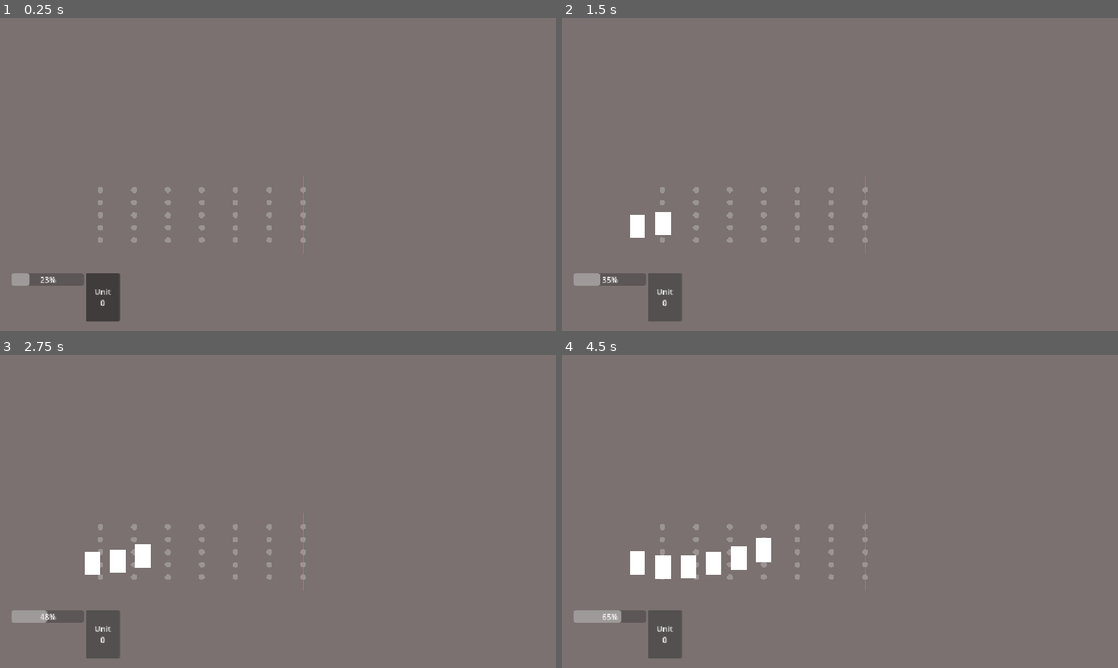
Above: before the commit, frames 1-4 (two rows, left to right).
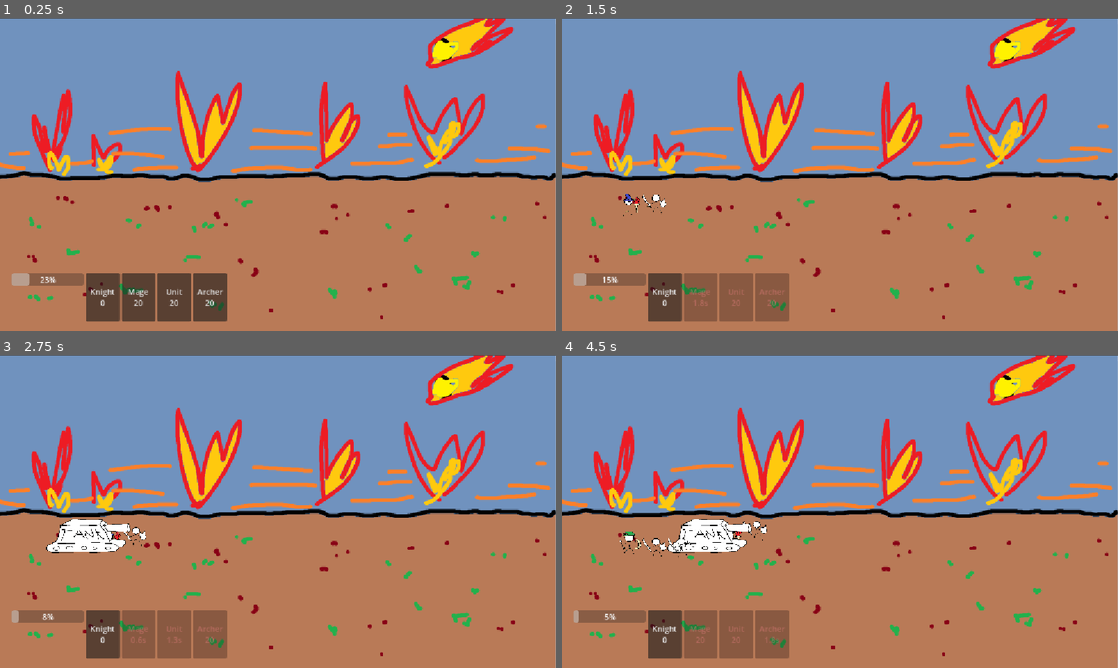
Above: after the commit, the same moments.

Repository: Yuwono23/Gamevidia
Game: Godot game, scene res://Dreugron Ranting/EnergyTest.tscn
The game is run twice, just before and just after one commit, with the same random seed, the same clock (stepped at 60 frames per second) and the same inputs.
Inputs:
- Up to frame 1 (0.25 s): no input
- Up to frame 2 (1.5 s): click "Unit 0" (after the commit: "Knight 0") at 0.5 s; click "Unit 0" (after the commit: "Mage 20") at 1.25 s
- Up to frame 3 (2.75 s): click "Unit 0" (after the commit: "Unit 20") at 2 s
- Up to frame 4 (4.5 s): click "Unit 0" (after the commit: "Knight 0") at 2.75 s; click "Unit 0" (after the commit: "Knight 0") at 3.5 s; click "Unit 0" (after the commit: "Archer 20") at 4.25 s

The runs differ from the first frame. In frame 1, 100% of the frame differs, in the area x 0-100%, y 0-100%; in frame 2, 100%; in frame 3, 100%; in frame 4, 100%.

Commit message:
Update 1.1
- Added asset

Diff:
--- a/Dreugron Ranting/EnergyTest.tscn
+++ b/Dreugron Ranting/EnergyTest.tscn
@@ -1,18 +1,20 @@
 [gd_scene format=3 uid="uid://codtbmbbnftp3"]
 
+[ext_resource type="Texture2D" uid="uid://c261bbjy8jbhj" path="res://Dreugron Ranting/Asset/Bg.png" id="1_id1yv"]
 [ext_resource type="Script" uid="uid://csjiml50coshk" path="res://Dreugron Ranting/Scripts/DefenseLine.gd" id="1_t3hl4"]
 [ext_resource type="Script" uid="uid://suimknmwbgfc" path="res://Dreugron Ranting/Scripts/DeploymentManager.gd" id="1_y176u"]
 [ext_resource type="Script" uid="uid://bwanr7wq43384" path="res://Dreugron Ranting/Scripts/energy_bar.gd" id="2_y176u"]
 [ext_resource type="Script" uid="uid://cisb8yvmdu6rb" path="res://Dreugron Ranting/Scripts/DeployButton.gd" id="3_n5cns"]
 [ext_resource type="Resource" uid="uid://dsjmswv6xgt6x" path="res://Dreugron Ranting/Units/KnightData.tres" id="4_y176u"]
+[ext_resource type="Resource" uid="uid://d0yfqx2y31jdc" path="res://Dreugron Ranting/Units/MageData.tres" id="6_cw5yg"]
+[ext_resource type="Resource" uid="uid://baon8bkw4jdqq" path="res://Dreugron Ranting/Units/TankData.tres" id="7_id1yv"]
+[ext_resource type="Resource" uid="uid://c7h6bbe1hhvnx" path="res://Dreugron Ranting/Units/ArcherData.tres" id="8_ghyn7"]
 
 [node name="Node2D" type="Node2D" unique_id=131560997]
 
-[node name="Background" type="ColorRect" parent="." unique_id=633506387]
-offset_right = 1152.0
-offset_bottom = 648.0
-color = Color(0.4769053, 0.44161305, 0.4387083, 1)
-metadata/_edit_lock_ = true
+[node name="Sprite2D" type="Sprite2D" parent="." unique_id=353009630]
+position = Vector2(576, 328)
+texture = ExtResource("1_id1yv")
 
 [node name="SpawnPoint" type="Marker2D" parent="." unique_id=957330026]
 position = Vector2(128, 408)
@@ -22,6 +24,7 @@
 position = Vector2(128, 408)
 
 [node name="DefenseLine" type="Node2D" parent="." unique_id=440993629]
+visible = false
 position = Vector2(128, 408)
 script = ExtResource("1_t3hl4")
 front_x = 500.0
@@ -58,3 +61,24 @@
 script = ExtResource("3_n5cns")
 unit_data = ExtResource("4_y176u")
 deployment_manager = NodePath("../../../DeploymentManager")
+
+[node name="Button2" type="Button" parent="UI/HBoxContainer" unique_id=936398660 node_paths=PackedStringArray("deployment_manager")]
+custom_minimum_size = Vector2(70, 100)
+layout_mode = 2
+script = ExtResource("3_n5cns")
+unit_data = ExtResource("6_cw5yg")
+deployment_manager = NodePath("../../../DeploymentManager")
+
+[node name="Button3" type="Button" parent="UI/HBoxContainer" unique_id=1242135440 node_paths=PackedStringArray("deployment_manager")]
+custom_minimum_size = Vector2(70, 100)
+layout_mode = 2
+script = ExtResource("3_n5cns")
+unit_data = ExtResource("7_id1yv")
+deployment_manager = NodePath("../../../DeploymentManager")
+
+[node name="Button4" type="Button" parent="UI/HBoxContainer" unique_id=1706530741 node_paths=PackedStringArray("deployment_manager")]
+custom_minimum_size = Vector2(70, 100)
+layout_mode = 2
+script = ExtResource("3_n5cns")
+unit_data = ExtResource("8_ghyn7")
+deployment_manager = NodePath("../../../DeploymentManager")
--- a/Dreugron Ranting/Scripts/UnitBase.gd
+++ b/Dreugron Ranting/Scripts/UnitBase.gd
@@ -23,7 +23,7 @@
 func _process(delta: float) -> void:
 	if is_holding:
 		return
-	print("walking: pos=", global_position, " target=", hold_position, " delta=", delta)
+	#print("walking: pos=", global_position, " target=", hold_position, " delta=", delta)
 	var to_target := hold_position - global_position
 	if to_target.length() <= arrival_epsilon:
 		global_position = hold_position
--- /dev/null
+++ b/Dreugron Ranting/Units/Archer.tscn
@@ -0,0 +1,12 @@
+[gd_scene format=3 uid="uid://bhc51idmnqo1o"]
+
+[ext_resource type="Script" uid="uid://dubh3ujqj4rcf" path="res://Dreugron Ranting/Scripts/CombatUnit.gd" id="1_lhl4i"]
+[ext_resource type="Texture2D" uid="uid://dtrtgdi87bg4a" path="res://Dreugron Ranting/Asset/Archer.png" id="2_lhl4i"]
+
+[node name="Knight" type="Node2D" unique_id=857036524]
+script = ExtResource("1_lhl4i")
+
+[node name="Sprite2D" type="Sprite2D" parent="." unique_id=1208581482]
+position = Vector2(0, -16)
+scale = Vector2(0.212, 0.196)
+texture = ExtResource("2_lhl4i")
--- /dev/null
+++ b/Dreugron Ranting/Units/ArcherData.tres
@@ -0,0 +1,10 @@
+[gd_resource type="Resource" script_class="UnitData" format=3 uid="uid://c7h6bbe1hhvnx"]
+
+[ext_resource type="Script" uid="uid://dqkh2ymhdawp2" path="res://Dreugron Ranting/Scripts/UnitData.gd" id="1_6cqpy"]
+[ext_resource type="PackedScene" uid="uid://bhc51idmnqo1o" path="res://Dreugron Ranting/Units/Archer.tscn" id="2_apfld"]
+
+[resource]
+script = ExtResource("1_6cqpy")
+display_name = "Archer"
+unit_scene = ExtResource("2_apfld")
+metadata/_custom_type_script = "uid://dqkh2ymhdawp2"
--- a/Dreugron Ranting/Units/Knight.tscn
+++ b/Dreugron Ranting/Units/Knight.tscn
@@ -1,10 +1,12 @@
 [gd_scene format=3 uid="uid://bhn02kjlfms1j"]
 
 [ext_resource type="Script" uid="uid://dubh3ujqj4rcf" path="res://Dreugron Ranting/Scripts/CombatUnit.gd" id="1_5jdfh"]
+[ext_resource type="Texture2D" uid="uid://csrj7ytt5hrl5" path="res://Dreugron Ranting/Asset/Orang.png" id="2_5jdfh"]
 
 [node name="Knight" type="Node2D" unique_id=857036524]
 script = ExtResource("1_5jdfh")
 
-[node name="ColorRect" type="ColorRect" parent="." unique_id=2008139259]
-offset_right = 32.0
-offset_bottom = 48.0
+[node name="Sprite2D" type="Sprite2D" parent="." unique_id=1208581482]
+position = Vector2(0, -16)
+scale = Vector2(0.212, 0.196)
+texture = ExtResource("2_5jdfh")
--- a/Dreugron Ranting/Units/KnightData.tres
+++ b/Dreugron Ranting/Units/KnightData.tres
@@ -5,6 +5,7 @@
 
 [resource]
 script = ExtResource("1_dv8ig")
+display_name = "Knight"
 unit_scene = ExtResource("2_4xcos")
 cost = 0.0
 cooldown = 0.0
--- /dev/null
+++ b/Dreugron Ranting/Units/Mage.tscn
@@ -0,0 +1,12 @@
+[gd_scene format=3 uid="uid://5pcxsi2d21om"]
+
+[ext_resource type="Script" uid="uid://dubh3ujqj4rcf" path="res://Dreugron Ranting/Scripts/CombatUnit.gd" id="1_ddjmq"]
+[ext_resource type="Texture2D" uid="uid://rnbbn3r3s8wv" path="res://Dreugron Ranting/Asset/OrangMagis.png" id="2_ddjmq"]
+
+[node name="Knight" type="Node2D" unique_id=857036524]
+script = ExtResource("1_ddjmq")
+
+[node name="Sprite2D" type="Sprite2D" parent="." unique_id=1208581482]
+position = Vector2(0, -16)
+scale = Vector2(0.212, 0.196)
+texture = ExtResource("2_ddjmq")
--- /dev/null
+++ b/Dreugron Ranting/Units/MageData.tres
@@ -0,0 +1,10 @@
+[gd_resource type="Resource" script_class="UnitData" format=3 uid="uid://d0yfqx2y31jdc"]
+
+[ext_resource type="Script" uid="uid://dqkh2ymhdawp2" path="res://Dreugron Ranting/Scripts/UnitData.gd" id="1_o7ucq"]
+[ext_resource type="PackedScene" uid="uid://5pcxsi2d21om" path="res://Dreugron Ranting/Units/Mage.tscn" id="2_7c6k7"]
+
+[resource]
+script = ExtResource("1_o7ucq")
+display_name = "Mage"
+unit_scene = ExtResource("2_7c6k7")
+metadata/_custom_type_script = "uid://dqkh2ymhdawp2"
--- /dev/null
+++ b/Dreugron Ranting/Units/Tank.tscn
@@ -0,0 +1,12 @@
+[gd_scene format=3 uid="uid://biul8jg07dl2k"]
+
+[ext_resource type="Script" uid="uid://dubh3ujqj4rcf" path="res://Dreugron Ranting/Scripts/CombatUnit.gd" id="1_0in5t"]
+[ext_resource type="Texture2D" uid="uid://08io8jfo4h8w" path="res://Dreugron Ranting/Asset/Tank.png" id="2_0in5t"]
+
+[node name="Knight" type="Node2D" unique_id=857036524]
+script = ExtResource("1_0in5t")
+
+[node name="Sprite2D" type="Sprite2D" parent="." unique_id=1208581482]
+position = Vector2(8, -40)
+scale = Vector2(0.367, 0.336)
+texture = ExtResource("2_0in5t")
--- /dev/null
+++ b/Dreugron Ranting/Units/TankData.tres
@@ -0,0 +1,9 @@
+[gd_resource type="Resource" script_class="UnitData" format=3 uid="uid://baon8bkw4jdqq"]
+
+[ext_resource type="Script" uid="uid://dqkh2ymhdawp2" path="res://Dreugron Ranting/Scripts/UnitData.gd" id="1_og6d2"]
+[ext_resource type="PackedScene" uid="uid://biul8jg07dl2k" path="res://Dreugron Ranting/Units/Tank.tscn" id="2_8nbl4"]
+
+[resource]
+script = ExtResource("1_og6d2")
+unit_scene = ExtResource("2_8nbl4")
+metadata/_custom_type_script = "uid://dqkh2ymhdawp2"
Binary file added: Dreugron Ranting/Asset/Archer.png
Not shown, added: Dreugron Ranting/Asset/Archer.png.import
Binary file added: Dreugron Ranting/Asset/Bg.png
Not shown, added: Dreugron Ranting/Asset/Bg.png.import
Binary file added: Dreugron Ranting/Asset/Orang.png
Not shown, added: Dreugron Ranting/Asset/Orang.png.import
Binary file added: Dreugron Ranting/Asset/OrangMagis.png
Not shown, added: Dreugron Ranting/Asset/OrangMagis.png.import
Binary file added: Dreugron Ranting/Asset/Tank.png
Not shown, added: Dreugron Ranting/Asset/Tank.png.import
